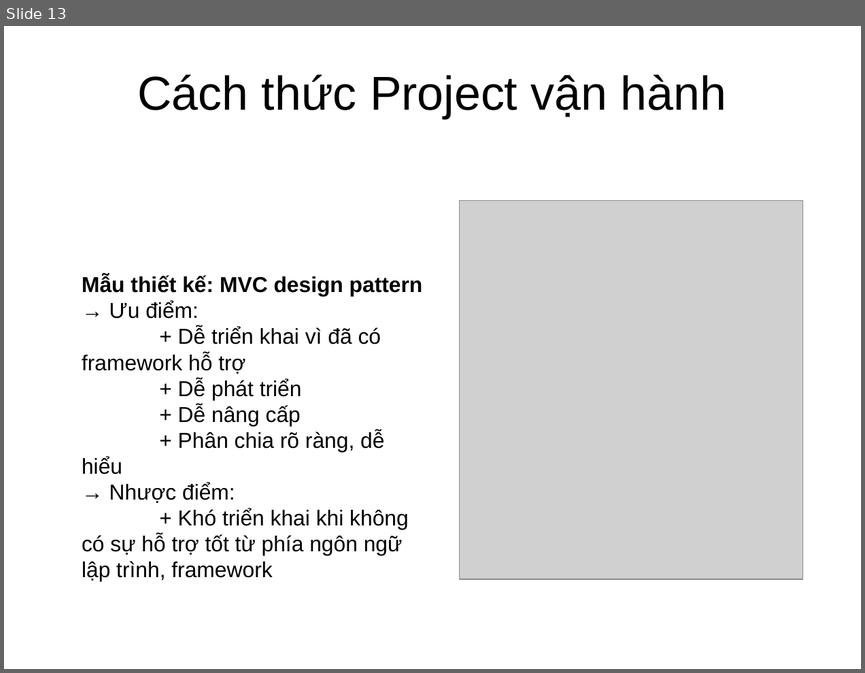
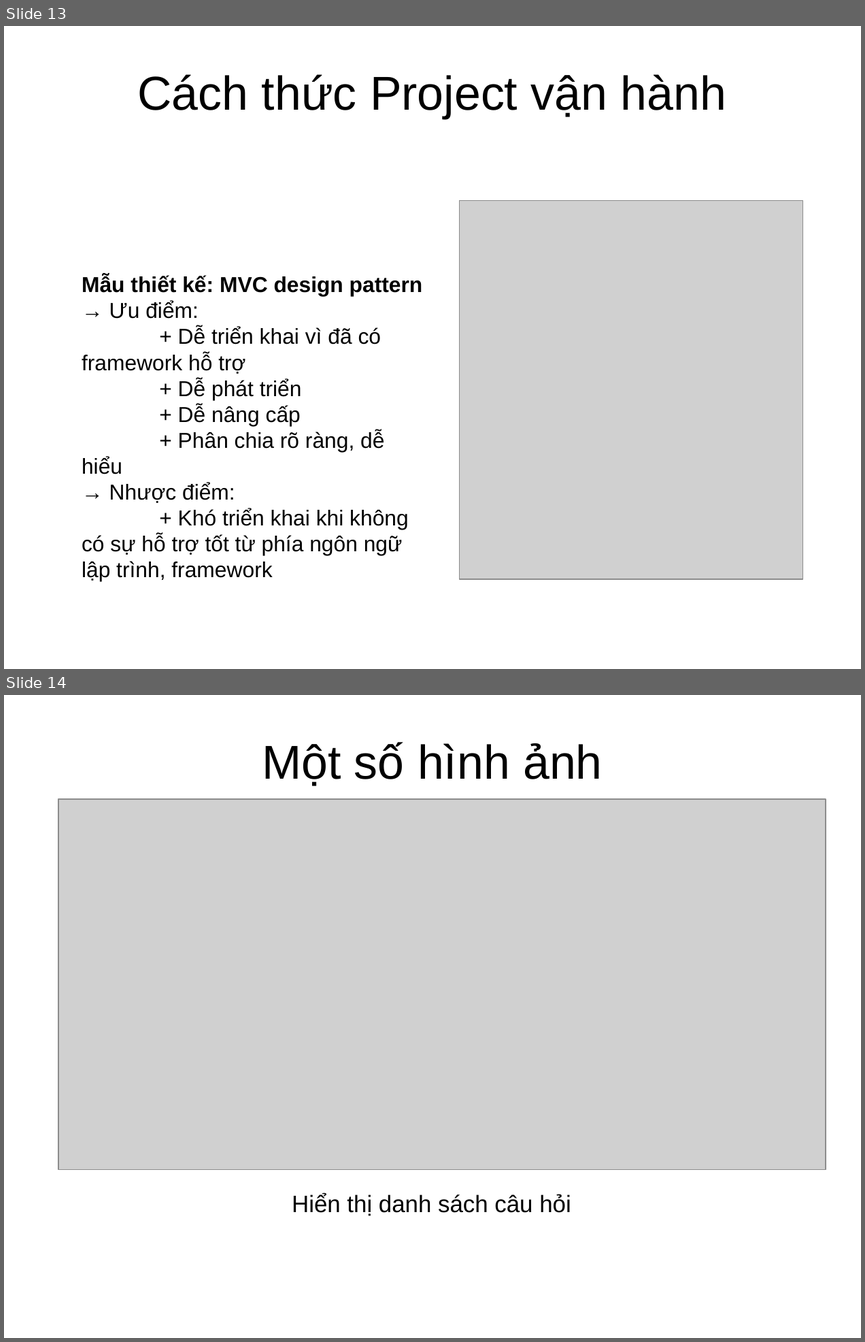
Before and after one commit to hwngng/OnlineMathExaminingDBLab, a slide deck: report/slide.pptx. Shown one above the other, each under a label of ours: slide 13 before the commit, slides 13 and 14 after it. The pictures are 865x673 and 865x1342 pixels, drawn with LibreOffice and Linux fonts; fonts in the diff are those of the drawing; grey boxes stand for pictures; background and template pictures are left out. Boxes give left, top, right and bottom in pixels: in the first picture for what was removed or moved away, otherwise in the second. Text is boxed around its words. In the diff, an @@ line names an element or a change of style, - is before the commit and + after.

```diff
--- a/report/slide.pptx
+++ b/report/slide.pptx
@@ slide 14 added at [4, 695, 861, 1338], background picture (left out) @@
@@ text added at [262, 742, 602, 786], 44 pt, text #000000 @@
+Một số hình ảnh
@@ picture added at [58, 799, 826, 1169] @@
@@ text added at [292, 1193, 571, 1216], 22 pt, text #000000 @@
+Hiển thị danh sách câu hỏi
```
Also in this commit, not shown: 8 other slides added, 2 other files.
